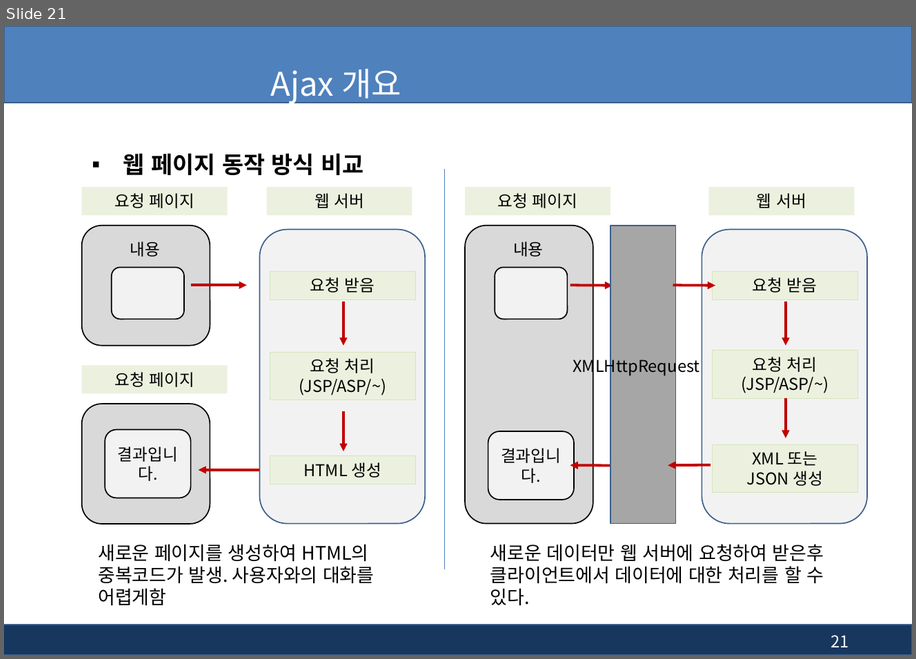
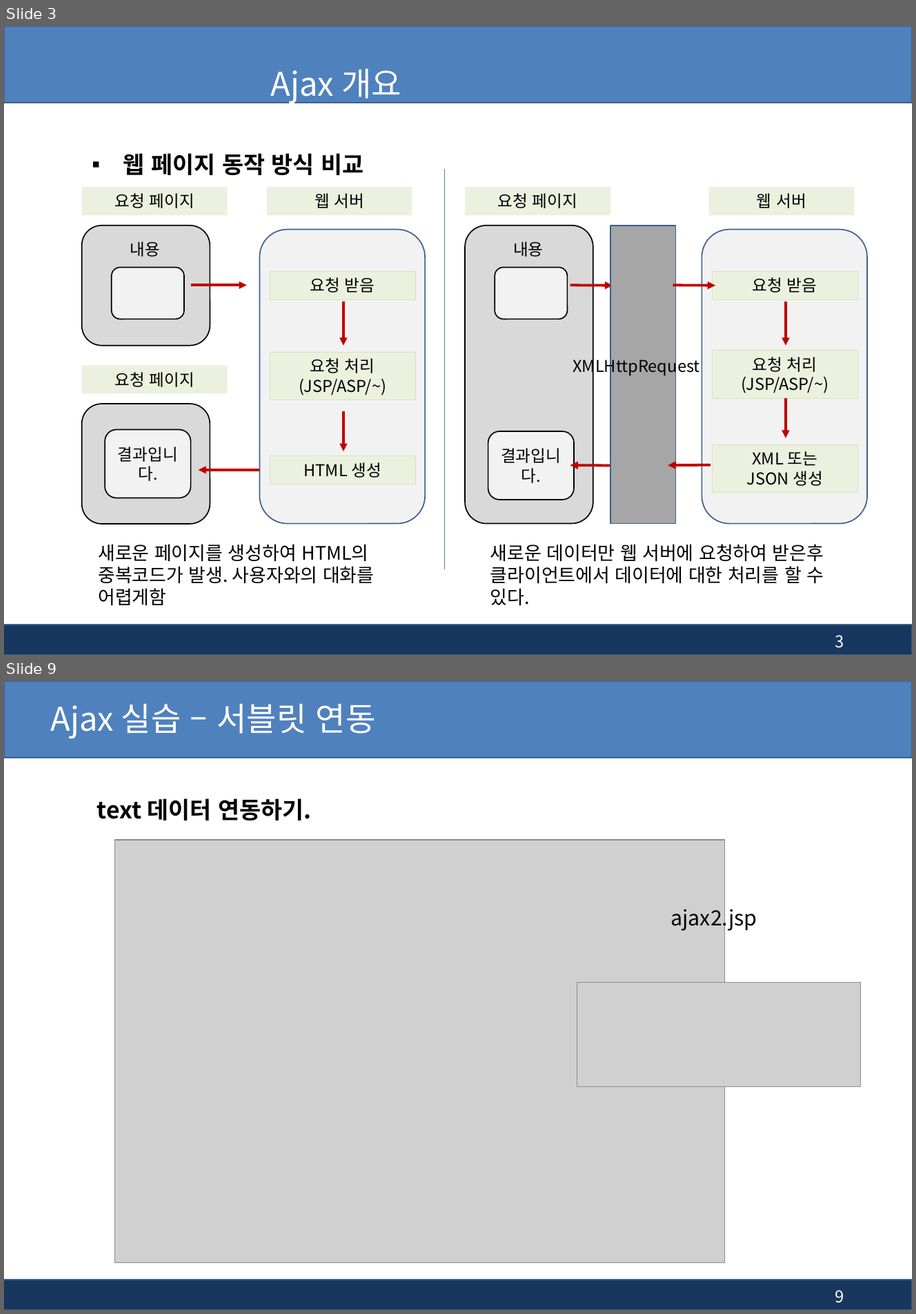
Before and after one commit to pshho/ngreen_project, a slide deck: jspWorks/자료/jsp_ppt/13장. jsp - 부트스트랩(Bootstrap), Ajax.pptx. Shown one above the other, each under a label of ours: slide 21 before the commit, slides 3 and 9 after it; the slides between them are not shown. The pictures are 916x659 and 916x1314 pixels, drawn with LibreOffice and Linux fonts; fonts in the diff are those of the drawing; grey boxes stand for pictures; background and template pictures are left out. Boxes give left, top, right and bottom in pixels: in the first picture for what was removed or moved away, otherwise in the second. Text is boxed around its words. In the diff, an @@ line names an element or a change of style, - is before the commit and + after.

```diff
--- a/jspWorks/자료/jsp_ppt/13장. jsp - 부트스트랩(Bootstrap), Ajax.pptx
+++ b/jspWorks/자료/jsp_ppt/13장. jsp - 부트스트랩(Bootstrap), Ajax.pptx
@@ slide 9 added at [4, 681, 912, 1310], background #FFFFFF; not listed: 2 template elements that a slide beside it also shows @@
@@ title added at [50, 704, 376, 738], 28 pt, text #FFFFFF @@
+Ajax 실습 – 서블릿 연동
@@ text added at [97, 798, 311, 820], 20 pt, text #000000, bold @@
+text 데이터 연동하기.
@@ picture added at [114, 840, 725, 1262] @@
@@ text added at [671, 905, 757, 931], 18 pt, text #000000 @@
+ajax2.jsp
@@ picture added at [577, 982, 861, 1087] @@
@@ page number added at [835, 1290, 844, 1303], 14 pt, text #FFFFFF @@
+9
@@ what was slide 21 is now slide 3 @@
@@ page number at [835, 635, 844, 648]: text changed @@
-21
+3
```
Also in this commit, not shown: 6 slides changed, 2 other slides added, 9 slides removed, 17 other files.
